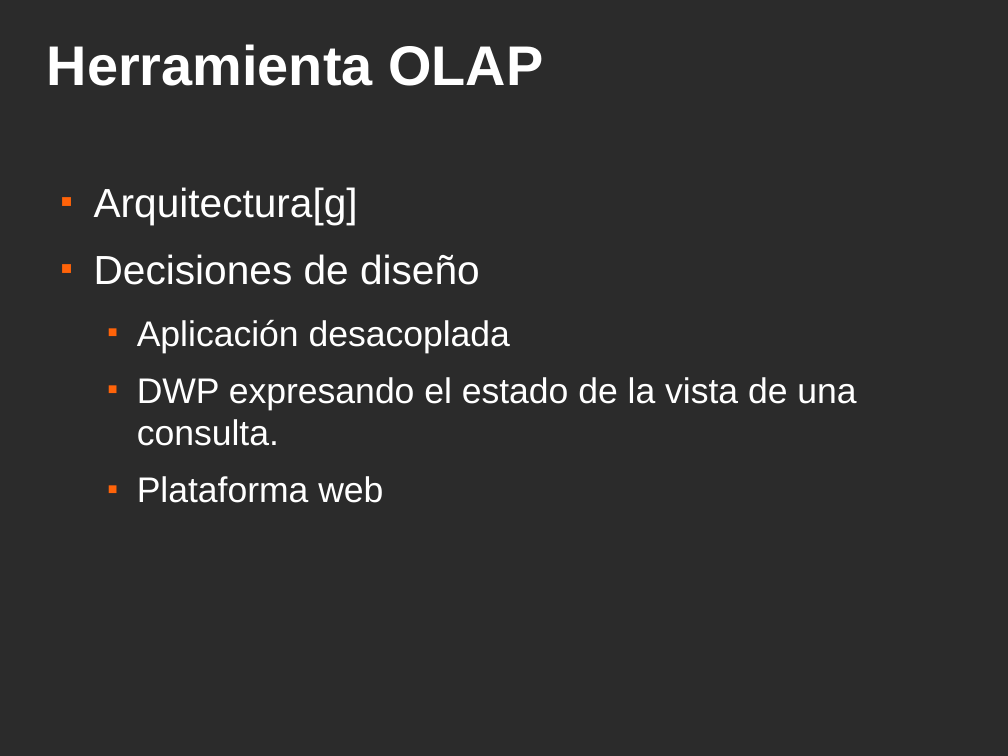
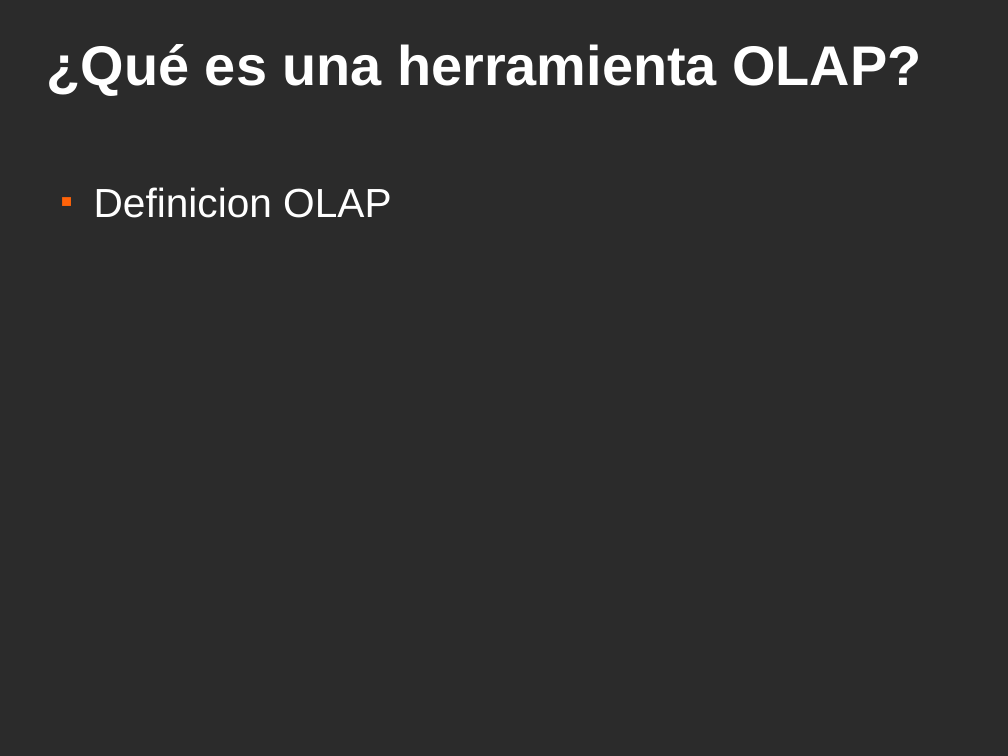
Before and after one commit to ervin45/proyectofinal, a slide deck: slide 25 of doc/material_para_la_catedra/presentacion_final/presentacion_final.odp (slide 18 before the commit). Drawn at 1008x756 pixels with LibreOffice and Linux fonts; fonts in the diff are those of the drawing; background and template pictures are left out; a plain dark background stands for a picture behind light text. Boxes give left, top, right and bottom in pixels: in the first picture for what was removed or moved away, otherwise in the second. Text is boxed around its words. In the diff, an @@ line names an element or a change of style, - is before the commit and + after.

```diff
--- a/doc/material_para_la_catedra/presentacion_final/presentacion_final.odp
+++ b/doc/material_para_la_catedra/presentacion_final/presentacion_final.odp
@@ title at bbox=[47, 44, 921, 95]: text changed @@
-Herramienta OLAP
+¿Qué es una herramienta OLAP?
@@ text at bbox=[94, 187, 391, 218]: text changed; size 28 to 32 pt @@
-■ Arquitectura[g]
-■ Decisiones de diseño
-  ■ Aplicación desacoplada
-  ■ DWP expresando el estado de la vista de una consulta.
-  ■ Plataforma web
+■ Definicion OLAP
```
Also in this commit, not shown: 5 other slides changed, 24 slides added, 13 slides removed.
